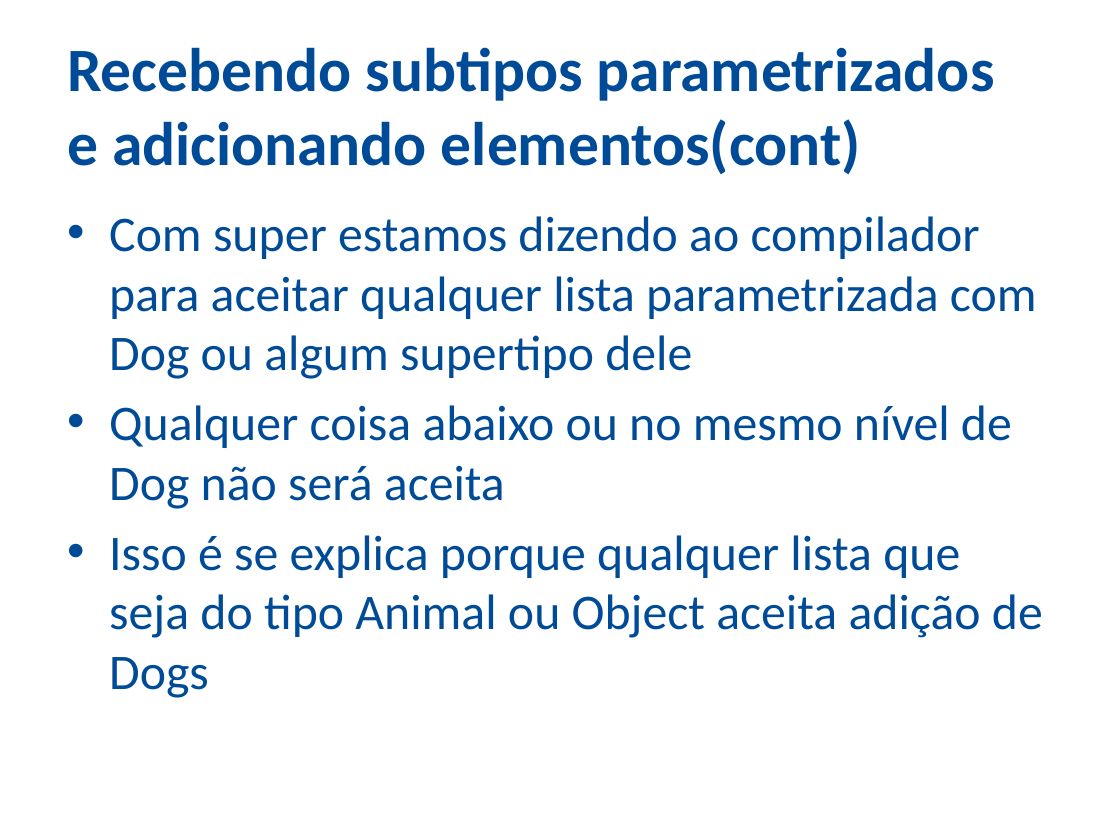
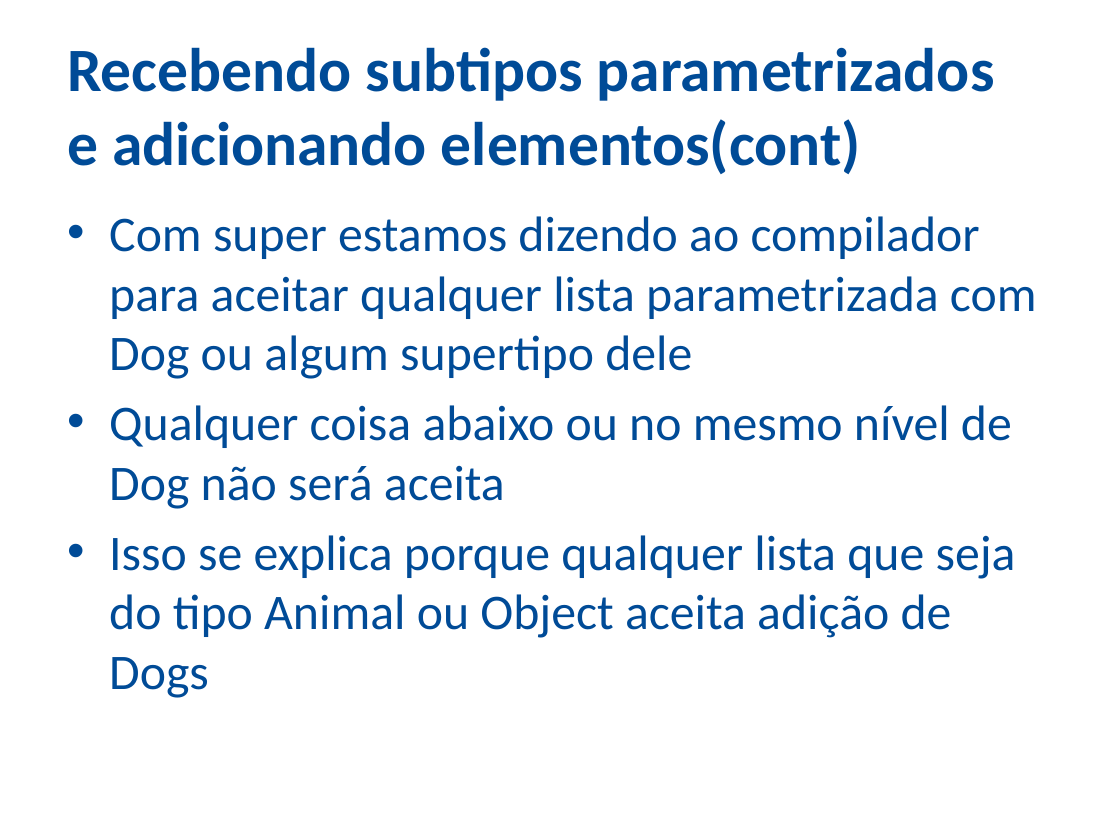
Before and after one commit to ozieljose/java6cert, a slide deck: slide 26 of slides/15-Generics.pptx. Drawn at 1120x840 pixels with LibreOffice and Linux fonts; fonts in the diff are those of the drawing; background and template pictures are left out. Boxes give left, top, right and bottom in pixels: in the first picture for what was removed or moved away, otherwise in the second. Text is boxed around its words. In the diff, an @@ line names an element or a change of style, - is before the commit and + after.

```diff
--- a/slides/15-Generics.pptx
+++ b/slides/15-Generics.pptx
@@ text at bbox=[109, 535, 1016, 698]: text changed @@
-• Isso é se explica porque qualquer lista que seja do tipo Animal ou Object aceita adição de Dogs
+• Isso se explica porque qualquer lista que seja do tipo Animal ou Object aceita adição de Dogs
```
Also in this commit, not shown: 1 other slide changed, 9 other files.
